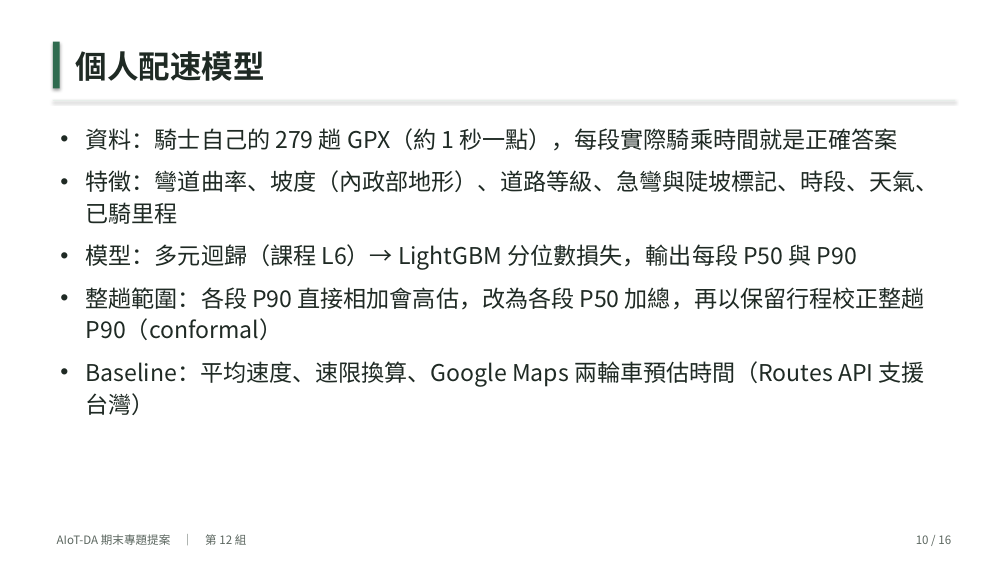
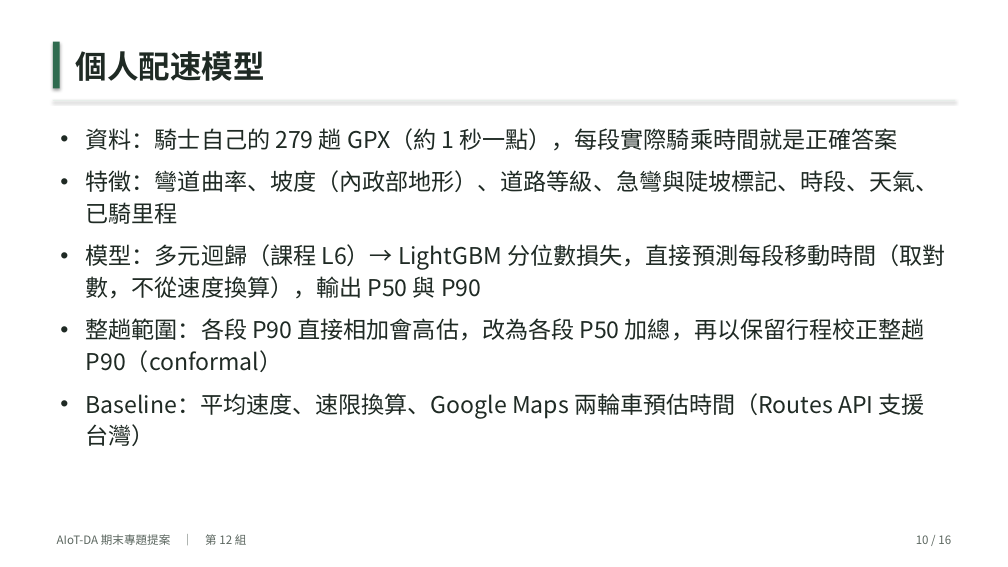
Before and after one commit to yotsubamomo/moto-touring-copilot, a slide deck: slide 10 of docs/proposal/proposal-slides.pptx. Drawn at 1008x567 pixels with LibreOffice and Linux fonts; fonts in the diff are those of the drawing. Boxes give left, top, right and bottom in pixels: in the first picture for what was removed or moved away, otherwise in the second. Text is boxed around its words. In the diff, an @@ line names an element or a change of style, - is before the commit and + after.

Commit message:
[Modify] – Sync DESIGN.md verification rules and Algorithm 1 with the reviewed proposal, and update the slides
[Modification] DESIGN.md §4.2: rule 2 uses the P90 arrival time at each station; rule 3 checks the [P50, P90] arrival window against heavy-rain warnings
[Modification] DESIGN.md §8: replace the condensed Algorithm 1 with the proposal's 21-line version (P50/P90 segment times and arrival times from the pace agent)
[Modification] DESIGN.md §13: add the review-sync entry and correct the creation date
[Modification] docs/proposal/proposal-slides.pptx: slide 10 states the model predicts log moving time; slide 15 E2 is scored against an independent oracle

```diff
--- a/docs/proposal/proposal-slides.pptx
+++ b/docs/proposal/proposal-slides.pptx
@@ text at (86, 244, 946, 299): text changed @@
-• 模型：多元迴歸（課程 L6）→ LightGBM 分位數損失，輸出每段 P50 與 P90
+• 模型：多元迴歸（課程 L6）→ LightGBM 分位數損失，直接預測每段移動時間（取對數，不從速度換算），輸出 P50 與 P90
```
Also in this commit, not shown: 1 other slide changed, 1 other file.
